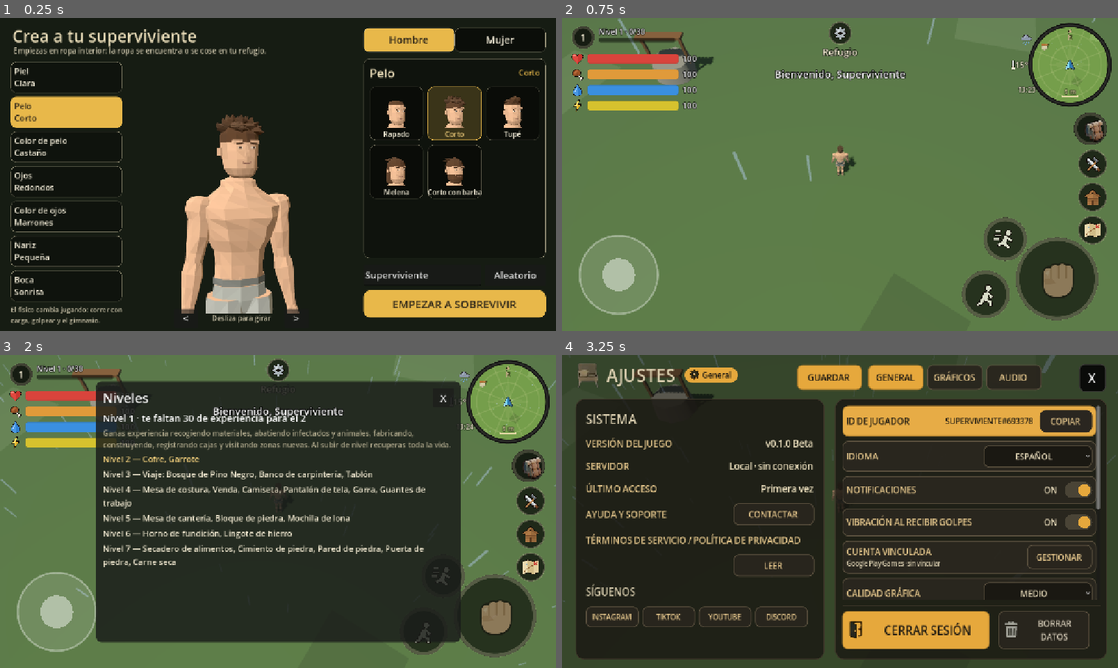
Above: before the commit, frames 1-4 (two rows, left to right).
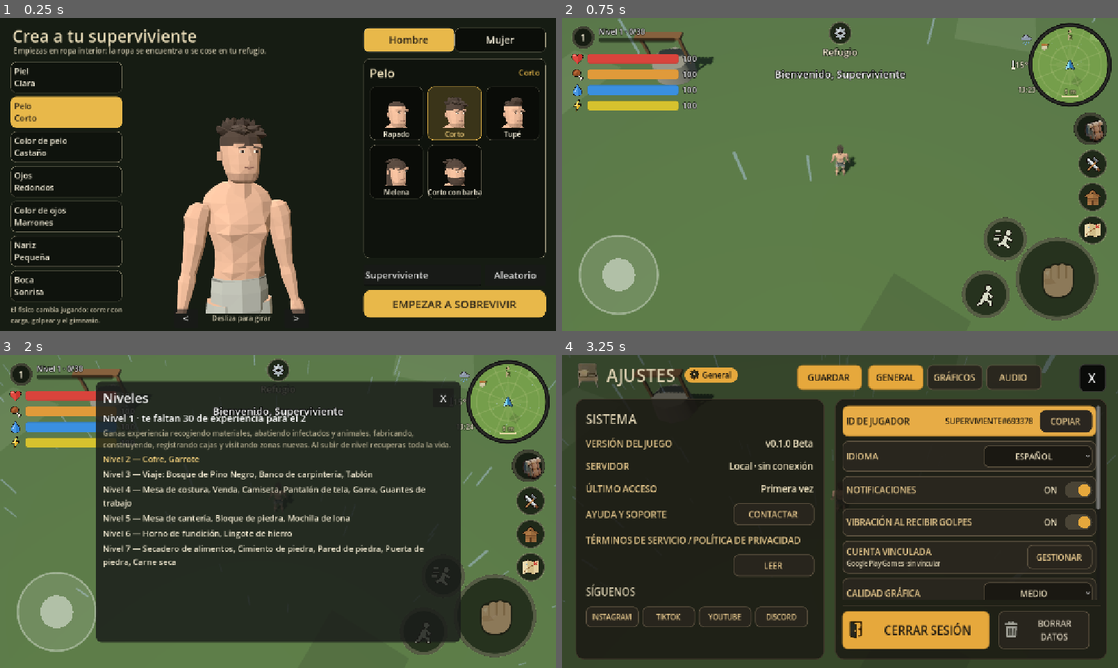
Above: after the commit, the same moments.

Repository: sergiogamezpacheco-debug/Supervival-Game
Game: Godot game, scene res://scenes/main.tscn
Two runs of this game, one before a commit and one after it. Both use one fixed random seed, a clock stepped at 60 frames per second and the inputs below.
Inputs (mouse positions are in pixels of both pictures, inside the frame that each line leads up to):
- Up to frame 1 (0.25 s): no input
- Up to frame 2 (0.75 s): click "EMPEZAR A SOBREVIVIR" at 0.5 s
- Up to frame 3 (2 s): click (22, 373) at 1.25 s
- Up to frame 4 (3.25 s): click (840, 370) at 2.02 s; click "GENERAL" at 2.75 s

The runs differ from the first frame. In frame 1, 4.6% of the frame differs, in the area x 31-95%, y 24-95%; in frame 2, 0.1%; in frame 3, less than 0.1%; in frame 4, less than 0.1%.

Commit message:
Superviviente medido del diseño de frente y perfil (docs/diseno_personaje.jpg); caras en rombo sin ruido de color
Co-Authored-By: Claude Opus 5.5 <noreply@anthropic.com>
Claude-Session: https://claude.ai/code/session_01PQfr7QCLvevez4wsE8NuTF

Diff:
--- a/scripts/ui/inventory_screen.gd
+++ b/scripts/ui/inventory_screen.gd
@@ -162,13 +162,13 @@
 	env.background_mode = Environment.BG_CLEAR_COLOR
 	env.ambient_light_source = Environment.AMBIENT_SOURCE_COLOR
 	env.ambient_light_color = Color("c8c0b0")
-	env.ambient_light_energy = 0.4
+	env.ambient_light_energy = 0.3
 	var we := WorldEnvironment.new()
 	we.environment = env
 	vp.add_child(we)
 	var sun := DirectionalLight3D.new()
 	sun.rotation_degrees = Vector3(-38, 128, 0)
-	sun.light_energy = 1.6
+	sun.light_energy = 1.45
 	vp.add_child(sun)
 	var rim := DirectionalLight3D.new()
 	rim.rotation_degrees = Vector3(-15, -30, 0)
--- a/scripts/world/character_model.gd
+++ b/scripts/world/character_model.gd
@@ -9,8 +9,8 @@
 ## physique: fuerza y resistencia (0..1) cambian el cuerpo
 ## outfit:   ranuras de ropa (cabeza, torso, piernas, pies, manos, espalda)
 
-const SKINS := [Color("efcfb4"), Color("dcae8a"), Color("bf855d"), Color("8a5a3c"), Color("5a3a28")]
-const HAIR_COLORS := [Color("221a15"), Color("553820"), Color("b8914e"), Color("8e3a1c"), Color("a9a49c")]
+const SKINS := [Color("efcfb4"), Color("d6a98d"), Color("bf855d"), Color("8a5a3c"), Color("5a3a28")]
+const HAIR_COLORS := [Color("221a15"), Color("46382f"), Color("b8914e"), Color("8e3a1c"), Color("a9a49c")]
 const EYE_COLORS := [Color("3b2516"), Color("33608f"), Color("3f6e3a"), Color("596269"), Color("8f6418")]
 
 const HAIR_NAMES_M := ["Rapado", "Corto", "Tupé", "Melena", "Corto con barba"]
@@ -89,8 +89,12 @@
 		var r1: Array = pts[k + 1]
 		for i in sides:
 			var i2 := (i + 1) % n if closed else i + 1
-			tris.append([r0[i], r1[i2], r1[i]])
-			tris.append([r0[i], r0[i2], r1[i2]])
+			if (i + k) % 2 == 0:
+				tris.append([r0[i], r1[i2], r1[i]])
+				tris.append([r0[i], r0[i2], r1[i2]])
+			else:   # diagonal alternada: caras en rombo, como el low poly del diseño
+				tris.append([r0[i], r0[i2], r1[i]])
+				tris.append([r0[i2], r1[i2], r1[i]])
 	if caps and closed:
 		var first: Array = pts[0]
 		var last: Array = pts[pts.size() - 1]
@@ -107,8 +111,7 @@
 			tris.append([c0, first[i], first[i2]])
 			tris.append([c1, last[i2], last[i]])
 	for t in tris:
-		var v := 1.0 - rng.randf() * 0.07
-		st.set_color(Color(v, v, v))
+		st.set_color(Color.WHITE)   # un solo tono por cara: lo da la luz
 		st.add_vertex(t[0])
 		st.add_vertex(t[1])
 		st.add_vertex(t[2])
@@ -137,6 +140,8 @@
 			return 1.0 + k * back * _bell(absf(x), 0.5, 0.4)
 		"quad":    # cuádriceps
 			return 1.0 + k * front * _bell(x, 0.0, 0.9)
+		"knee":    # rótula
+			return 1.0 + k * front * _bell(x, 0.0, 0.55)
 		"calf":    # gemelos
 			return 1.0 + k * back
 		"bicep":
@@ -234,12 +239,12 @@
 	var s := 1.0 if male else 0.94
 	return {
 		"s": s, "male": male, "f": f, "r": r,
-		"thigh": 0.385 * s, "shin": 0.385 * s, "ankle": 0.08 * s,
-		"upper": 0.29 * s, "fore": 0.26 * s,
-		"shoulder": (0.225 if male else 0.155) * s * (1.0 + 0.12 * f),
-		"arm": (1.22 if male else 0.9) * (1.0 + 0.5 * f),
-		"leg": (1.18 if male else 1.0) * (1.0 + 0.28 * f),
-		"chest": (1.12 if male else 0.88) * (1.0 + 0.14 * f),
+		"thigh": 0.385 * s, "shin": (0.355 if male else 0.385 * s), "ankle": 0.08 * s,
+		"upper": (0.3 if male else 0.29 * s), "fore": (0.2 if male else 0.25 * s),
+		"shoulder": (0.23 if male else 0.155) * s * (1.0 + 0.12 * f),
+		"arm": (1.0 if male else 0.9) * (1.0 + 0.5 * f),
+		"leg": (1.0 if male else 1.0) * (1.0 + 0.28 * f),
+		"chest": (1.0 if male else 0.88) * (1.0 + 0.14 * f),
 		"waist": (1.0 if male else 0.86) * (1.0 - 0.08 * r) * (1.0 + 0.04 * f),
 		"hips": (0.95 if male else 1.1),
 	}
@@ -250,6 +255,8 @@
 func _pelvis(d: Dictionary) -> Array:
 	var h: float = d["hips"]
 	var w: float = d["waist"]
+	if d["male"]:   # medidas del diseño de frente y de perfil
+		return [[0.1, 0.14 * w, 0.1 * w], [0.03, 0.15, 0.108, 0.0, -0.004], [-0.06, 0.148, 0.112, 0.0, -0.008], [-0.13, 0.124, 0.1, 0.0, -0.006], [-0.17, 0.075, 0.07, 0.0, 0.0]]
 	return [[0.08, 0.135 * w, 0.09 * w], [0.03, 0.142 * h, 0.095 * h], [-0.04, 0.15 * h, 0.1 * h], [-0.1, 0.125 * h, 0.088 * h], [-0.14, 0.08 * h, 0.066, 0.0, 0.005]]
 
 
@@ -259,20 +266,20 @@
 	var s: float = d["s"]
 	var sh: float = d["shoulder"]
 	if d["male"]:
-		# tronco en V: cintura estrecha, abdominales, pectorales, omóplatos y trapecio
+		# tronco medido del diseño: cintura, abdominales, pectorales, hombros y trapecio
 		return [
-			[0.0, 0.134 * w, 0.09 * w, 0.0, 0.0, ["abs", 0.03]],
-			[0.07 * s, 0.13 * w, 0.09 * w, 0.0, -0.004, ["abs", 0.11]],
-			[0.14 * s, 0.14 * w, 0.097 * w, 0.0, -0.006, ["abs", 0.04]],
-			[0.2 * s, 0.155 * c, 0.104 * c, 0.0, -0.008, ["abs", 0.1]],
-			[0.26 * s, 0.176 * c, 0.112 * c, 0.0, -0.01, ["pec", 0.04]],
-			[0.31 * s, 0.19 * c, 0.116 * c, 0.0, -0.012, ["pec", 0.2]],
-			[0.36 * s, 0.198 * c, 0.112 * c, 0.0, -0.006, ["pec", 0.12]],
-			[0.395 * s, sh * 0.82, 0.1 * c, 0.0, 0.004, ["back", 0.07]],
-			[0.425 * s, sh * 0.62, 0.09 * c, 0.0, 0.01],
-			[0.455 * s, sh * 0.44, 0.078 * c, 0.0, 0.012],
-			[0.485 * s, 0.085 * c, 0.065 * c, 0.0, 0.012],
-			[0.5 * s, 0.06, 0.054, 0.0, 0.008],
+			[0.0, 0.14 * w, 0.1 * w, 0.0, 0.0, ["abs", 0.03]],
+			[0.04 * s, 0.136 * w, 0.105 * w, 0.0, -0.004, ["abs", 0.12]],
+			[0.09 * s, 0.131 * w, 0.108 * w, 0.0, -0.006, ["abs", 0.04]],
+			[0.14 * s, 0.135 * c, 0.108 * c, 0.0, -0.006, ["abs", 0.12]],
+			[0.19 * s, 0.148 * c, 0.112 * c, 0.0, -0.008, ["pec", 0.09]],
+			[0.235 * s, 0.163 * c, 0.13 * c, 0.0, 0.0, ["pec", 0.24]],
+			[0.28 * s, 0.17 * c, 0.138 * c, 0.0, 0.006, ["pec", 0.08]],
+			[0.33 * s, 0.175 * c, 0.13 * c, 0.0, 0.014, ["back", 0.08]],
+			[0.38 * s, 0.19 * c, 0.11 * c, 0.0, 0.02],
+			[0.42 * s, 0.17 * c, 0.09 * c, 0.0, 0.025],
+			[0.45 * s, 0.135 * c, 0.075 * c, 0.0, 0.03],
+			[0.475 * s, 0.085, 0.066, 0.0, 0.035],
 		]
 	var bust := 0.022
 	return [
@@ -291,12 +298,16 @@
 func _thigh(d: Dictionary) -> Array:
 	var g: float = d["leg"]
 	var t: float = d["thigh"]
+	if d["male"]:
+		return [[0.03, 0.08 * g, 0.09 * g], [-0.06, 0.08 * g, 0.095 * g, 0.0, -0.004, ["quad", 0.05]], [-0.2, 0.073 * g, 0.088 * g, 0.0, -0.005, ["quad", 0.1]], [-0.3, 0.058 * g, 0.07 * g, 0.0, -0.004, ["quad", 0.08]], [-0.36, 0.046 * g, 0.068 * g, 0.0, 0.0, ["knee", 0.1]], [-t - 0.015, 0.044 * g, 0.064 * g, 0.0, 0.0, ["knee", 0.14]]]
 	return [[0.03, 0.08 * g, 0.084 * g], [-0.06, 0.084 * g, 0.088 * g, 0.0, -0.004, ["quad", 0.05]], [-t * 0.4, 0.074 * g, …(198 unchanged characters)…
 
 
 func _shin(d: Dictionary) -> Array:
 	var g: float = d["leg"]
 	var sh: float = d["shin"]
+	if d["male"]:
+		return [[0.01, 0.043 * g, 0.064 * g, 0.0, 0.0, ["knee", 0.12]], [-0.04, 0.044 * g, 0.066 * g, 0.0, 0.008], [-0.1, 0.062 * g, 0.076 * g, 0.0, 0.032, ["calf", 0.06]], [-0.2, 0.042 * g, 0.064 * g, 0.0, 0.034], [-0.3, 0.03 * g, 0.054 * g, 0.0, 0.026], [-sh - 0.01, 0.028, 0.044, 0.0, 0.016]]
 	return [[0.01, 0.044 * g, 0.048 * g, 0.0, -0.01], [-sh * 0.12, 0.044 * g, 0.05 * g, 0.0, 0.0], [-sh * 0.3, 0.05 * g, 0.06 * g, 0.0, 0.012, ["calf", 0.09]], [-sh * 0.5, 0.044 * g, 0.05 * g, 0.0, 0.008], [-sh * 0.78, 0.03 * g, 0.033 * g], [-sh - 0.01, 0.028 * g, 0.03 * g]]
 
 
@@ -309,6 +320,8 @@
 	var a: float = d["arm"]
 	var u: float = d["upper"]
 	var o := float(side) * 0.012 * a   # el deltoides abulta hacia fuera
+	if d["male"]:
+		return [[0.045, 0.032 * a, 0.034 * a, o * 0.3], [0.025, 0.058 * a, 0.058 * a, o * 0.7], [-0.03, 0.068 * a, 0.064 * a, o * 1.2], [-0.08, 0.06 * a, 0.06 * a, o * 0.8, 0.0, ["bicep", 0.06]], [-0.15, 0.055 * a, 0.058 * a, o * 0.4, -0.004, ["bicep", 0.12]], [-0.24, 0.046 * a, 0.048 * a], [-u - 0.01, 0.038 * a, 0.04 * a]]
 	# hombro redondo, deltoides, bíceps y codo estrecho
 	return [[0.045, 0.02 * a, 0.022 * a, o * 0.3], [0.035, 0.042 * a, 0.044 * a, o * 0.7], [0.012, 0.056 * a, 0.056 * a, o …(253 unchanged characters)…
 
@@ -316,6 +329,8 @@
 func _fore_arm(d: Dictionary) -> Array:
 	var a: float = d["arm"]
 	var fo: float = d["fore"]
+	if d["male"]:
+		return [[0.01, 0.038 * a, 0.038 * a], [-0.05, 0.045 * a, 0.041 * a], [-0.11, 0.037 * a, 0.033 * a], [-0.17, 0.028 * a, 0.024 * a], [-fo - 0.005, 0.025 * a, 0.021 * a]]
 	return [[0.01, 0.036 * a, 0.038 * a], [-fo * 0.2, 0.046 * a, 0.042 * a], [-fo * 0.45, 0.04 * a, 0.035 * a], [-fo * 0.78, 0.028 * a, 0.025 * a], [-fo, 0.024 * a, 0.02 * a]]
 
 
@@ -324,7 +339,7 @@
 	return [
 		[-0.122, 0.036, 0.034, 0.0, -0.04],
 		[-0.108, 0.062, 0.06, 0.0, -0.028, ["jaw", 0.1]],
-		[-0.075, 0.079, 0.086, 0.0, -0.014, ["jaw", 0.1]],
+		[-0.075, 0.074, 0.086, 0.0, -0.014, ["jaw", 0.1]],
 		[-0.035, 0.082, 0.096, 0.0, -0.005, ["cheek", 0.05]],
 		[0.005, 0.087, 0.1, 0.0, 0.0, ["cheek", 0.03]],
 		[0.045, 0.09, 0.102, 0.0, 0.004],
@@ -358,24 +373,25 @@
 
 	for side in [-1, 1]:
 		var tag := "l" if side < 0 else "r"
-		var leg := _joint(hips, "leg_" + tag, Vector3(side * 0.082 * s * float(d["hips"]) + side * e * 0.12, -0.06 - e * 0.1, 0))
+		var leg := _joint(hips, "leg_" + tag, Vector3(side * (0.094 if d["male"] else 0.082 * s * float(d["hips"])) + side * e * 0.12, -0.06 - e * 0.1, 0))
+		leg.rotation.z = side * 0.06   # piernas algo abiertas
 		_p(leg, loft(_thigh(d), 9), skin)
 		var knee := _joint(leg, "knee_" + tag, Vector3(0, -float(d["thigh"]) - e * 0.08, 0))
 		_p(knee, loft(_shin(d), 9), skin)
 		var foot := _joint(knee, "foot_" + tag, Vector3(0, -float(d["shin"]) - e * 0.06, 0))
 		_p(foot, loft(_foot(), 7), skin, Vector3.ZERO, Vector3(-PI / 2.0, 0, 0))
 
-	var spine := _joint(hips, "spine", Vector3(0, 0.07 + e * 0.12, 0))
+	var spine := _joint(hips, "spine", Vector3(0, (0.1 if d["male"] else 0.07) + e * 0.12, 0))
 	_p(spine, loft(_torso(d), 12), skin)
 
-	var head := _joint(spine, "head", Vector3(0, 0.63 * s + e * 0.18, 0))
-	head.scale = Vector3.ONE * (1.06 if d["male"] else 0.97)
+	var head := _joint(spine, "head", Vector3(0, (0.61 if d["male"] else 0.63 * s) + e * 0.18, -0.018 if d["male"] else 0.0))
+	head.scale = Vector3(1.1, 1.1, 1.2) if d["male"] else Vector3.ONE * 0.97
 	_build_head(head, skin)
 
 	for side in [-1, 1]:
 		var tag := "l" if side < 0 else "r"
-		var arm := _joint(spine, "arm_" + tag, Vector3(side * (float(d["shoulder"]) - 0.03 + e * 0.22), 0.365 * s, 0.0))
-		arm.rotation.z = side * 0.16
+		var arm := _joint(spine, "arm_" + tag, Vector3(side * (float(d["shoulder"]) - 0.03 + e * 0.22), (0.33 if d["male"] else 0.365 * s), 0.0))
+		arm.rotation.z = side * 0.22
 		_p(arm, loft(_upper_arm(d, side), 9), skin)
 		var elbow := _joint(arm, "elbow_" + tag, Vector3(0, -float(d["upper"]) - e * 0.06, 0))
 		elbow.rotation.x = 0.12   # codo algo doblado (positivo = la mano va hacia delante)
@@ -576,8 +592,9 @@
 
 func _build_hand(h: Node3D, side: int, skin: Color) -> void:
 	# palma y dedos juntos (manopla facetada) y pulgar aparte
-	_p(h, loft([[0.0, 0.026, 0.017], [-0.035, 0.034, 0.016], [-0.065, 0.034, 0.014], [-0.1, 0.028, 0.011], [-0.112, 0.018, 0.008]], 6), skin, Vector3.ZERO, Vector3(0.15, 0, 0))
-	_p(h, loft([[0.0, 0.011, 0.011], [-0.03, 0.01, 0.009], [-0.048, 0.007, 0.006]], 5), skin, Vector3(-side * 0.02, -0.018, -0.016), Vector3(0.45, 0, side * 0.35))
+	var hs := Vector3(1.15, 0.88, 1.25) if look.get("sex", "m") == "m" else Vector3.ONE   # mano más maciza
+	_p(h, loft([[0.0, 0.026, 0.017], [-0.035, 0.034, 0.016], [-0.065, 0.034, 0.014], [-0.1, 0.028, 0.011], [-0.112, 0.018, 0.008]], 6), skin, Vector3.ZERO, Vector3(0.15, 0, 0), hs)
+	_p(h, loft([[0.0, 0.011, 0.011], [-0.03, 0.01, 0.009], [-0.048, 0.007, 0.006]], 5), skin, Vector3(-side * 0.02, -0.018, -0.016) * hs, Vector3(0.45, 0, side * 0.35), hs)
 
 
 func _build_head(head: Node3D, skin: Color) -> void:
@@ -595,7 +612,8 @@
 		rings = soft
 	_p(head, loft(rings, 12), skin)
 	# cuello
-	_p(head, loft([[-0.2, 0.052, 0.052, 0.0, 0.01], [-0.09, 0.046, 0.048, 0.0, 0.012]], 8), skin)
+	var nk := 1.18 if male else 1.0
+	_p(head, loft([[-0.2, 0.052 * nk, 0.052 * nk, 0.0, 0.01], [-0.09, 0.046 * nk, 0.048 * nk, 0.0, 0.012]], 8), skin)
 	# arco de las cejas (relieve) y orejas
 	_p(head, loft([[0.0, 0.07, 0.012], [0.02, 0.066, 0.01]], 6, true, 0.5, PI), skin.darkened(0.03), Vector3(0, 0.035, -0.088))
 	for side in [-1, 1]:
@@ -799,12 +817,13 @@
 		_p(j["spine"], loft(grow(slice(_torso(d), 0.36 * float(d["s"]), 0.18 * float(d["s"])), 1.04, 1.07), 12, false), under)
 	if _has("piernas"):
 		return
-	_p(j["hips"], loft(grow(slice(_pelvis(d), 0.06, -0.14), 1.03, 1.04), 9), under)
+	_p(j["hips"], loft(grow(slice(_pelvis(d), 0.1, -0.17), 1.03, 1.04), 9), under)
 	var wb := 1.05
 	var pv: Array = _pelvis(d)[0]
 	# goma de la cintura, más oscura
-	_p(j["hips"], loft([[0.035, float(pv[1]) * wb, float(pv[2]) * wb], [0.07, float(pv[1]) * wb, float(pv[2]) * wb]], 9, false), under.darkened(0.3))
-	var leg_len := 0.1 if d["male"] else 0.07
+	var pt := float(pv[0])
+	_p(j["hips"], loft([[pt - 0.04, float(pv[1]) * wb, float(pv[2]) * wb], [pt - 0.005, float(pv[1]) * wb, float(pv[2]) * wb]], 9, false), under.darkened(0.3))
+	var leg_len := 0.19 if d["male"] else 0.07
 	for side in [-1, 1]:
 		var tag := "l" if side < 0 else "r"
 		var cut := ring_at(_thigh(d), -leg_len)
@@ -1003,7 +1022,7 @@
 	var elb := _keys([[0.0, 0.3], [0.3, 0.85], [0.48, 0.15], [0.62, 0.25], [1.0, 0.3]], t)
 	j["arm_r"].rotation.x = lerpf(j["arm_r"].rotation.x, arm, w)
 	j["elbow_r"].rotation.x = lerpf(j["elbow_r"].rotation.x, elb, w)
-	j["arm_r"].rotation.z = 0.16 + _keys([[0.0, 0.0], [0.3, 0.35], [0.48, -0.1], [1.0, 0.0]], t) * w
+	j["arm_r"].rotation.z = 0.22 + _keys([[0.0, 0.0], [0.3, 0.35], [0.48, -0.1], [1.0, 0.0]], t) * w
 	j["arm_l"].rotation.x = lerpf(j["arm_l"].rotation.x, _keys([[0.0, 0.0], [0.3, 0.55], [0.48, -0.3], [1.0, 0.0]], t), w)
 	j["elbow_l"].rotation.x = lerpf(j["elbow_l"].rotation.x, 0.9, w)
 	j["spine"].rotation.y += _keys([[0.0, 0.0], [0.3, 0.4], [0.48, -0.32], [0.7, -0.2], [1.0, 0.0]], t) * w
@@ -1027,7 +1046,7 @@
 	j["head"].rotation.y += sin(t * 0.37) * 0.22 * smoothstep(0.3, 1.0, sin(t * 0.23)) * w   # mira alrededor
 	for side in [-1.0, 1.0]:
 		var tag := "l" if side < 0.0 else "r"
-		j["arm_" + tag].rotation.z = side * (0.16 + (0.5 + 0.5 * br) * 0.035 * w)
+		j["arm_" + tag].rotation.z = side * (0.22 + (0.5 + 0.5 * br) * 0.035 * w)
 		j["elbow_" + tag].rotation.x += 0.06 * w
 	# el peso pasa de una pierna a otra muy despacio
 	var sway := sin(t * 0.45) * w
--- a/tools/character_sheet.gd
+++ b/tools/character_sheet.gd
@@ -208,7 +208,15 @@
 func _ref() -> void:
 	var M := {"sex": "m", "skin": 1, "hair": 1, "hair_color": 1, "eyes": 0, "eye_color": 0, "nose": 0, "mouth": 1}
 	_clear()
-	var c := _char(M, {}, {}, Vector3.ZERO, 0.32)
+	var c := _char(M, {}, {}, Vector3.ZERO, 0.0)
+	# vistas ortogonales a la escala del diseño (docs/diseno_personaje.jpg: ~0,003 m por píxel)
+	cam.projection = Camera3D.PROJECTION_ORTHOGONAL
+	cam.size = 1.95
+	await _shot("orto_frente", Vector2i(500, 650), Vector3(0, 0.9, -5.0), Vector3(0, 0.9, 0))
+	c.rotation.y = PI / 2.0
+	await _shot("orto_lado", Vector2i(500, 650), Vector3(0, 0.9, -5.0), Vector3(0, 0.9, 0))
+	cam.projection = Camera3D.PROJECTION_PERSPECTIVE
+	c.rotation.y = 0.32
 	await _shot("ref_cuerpo", Vector2i(500, 900), Vector3(0.0, 1.05, -4.6), Vector3(0, 0.9, 0), 26)
 	await _shot("ref_cara", Vector2i(400, 400), Vector3(0.0, 1.72, -1.1), Vector3(0, 1.63, 0), 24)
 	var F := {"sex": "f", "skin": 2, "hair": 1, "hair_color": 0, "eyes": 1, "eye_color": 2, "nose": 0, "mouth": 2}
Binary file added: docs/diseno_personaje.jpg
